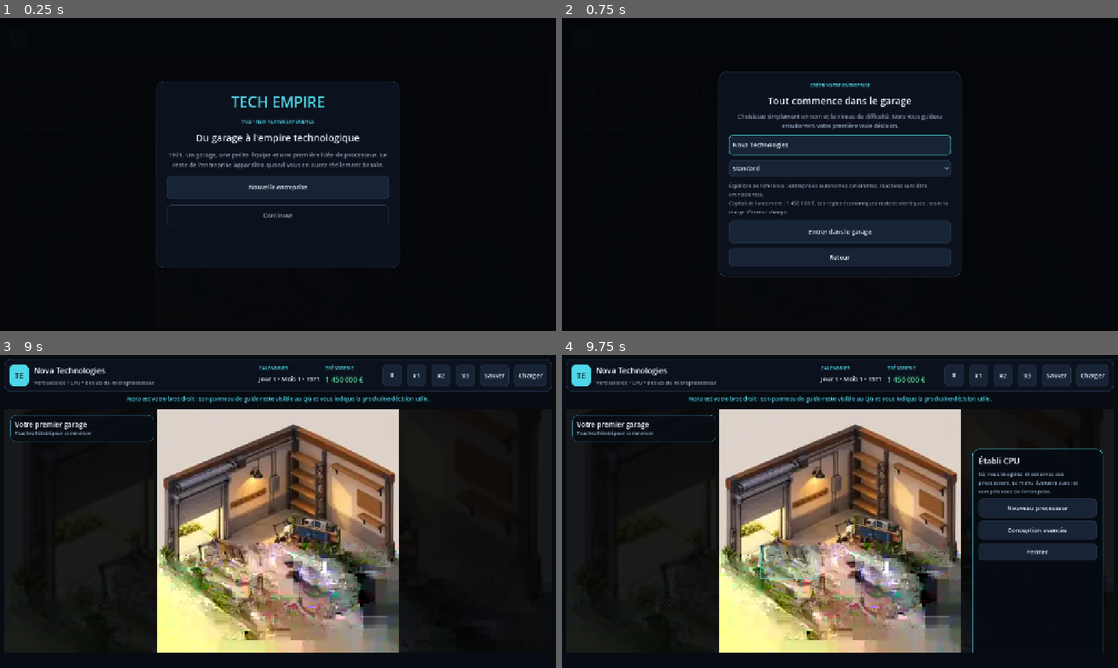
Above: before the commit, frames 1-4 (two rows, left to right).
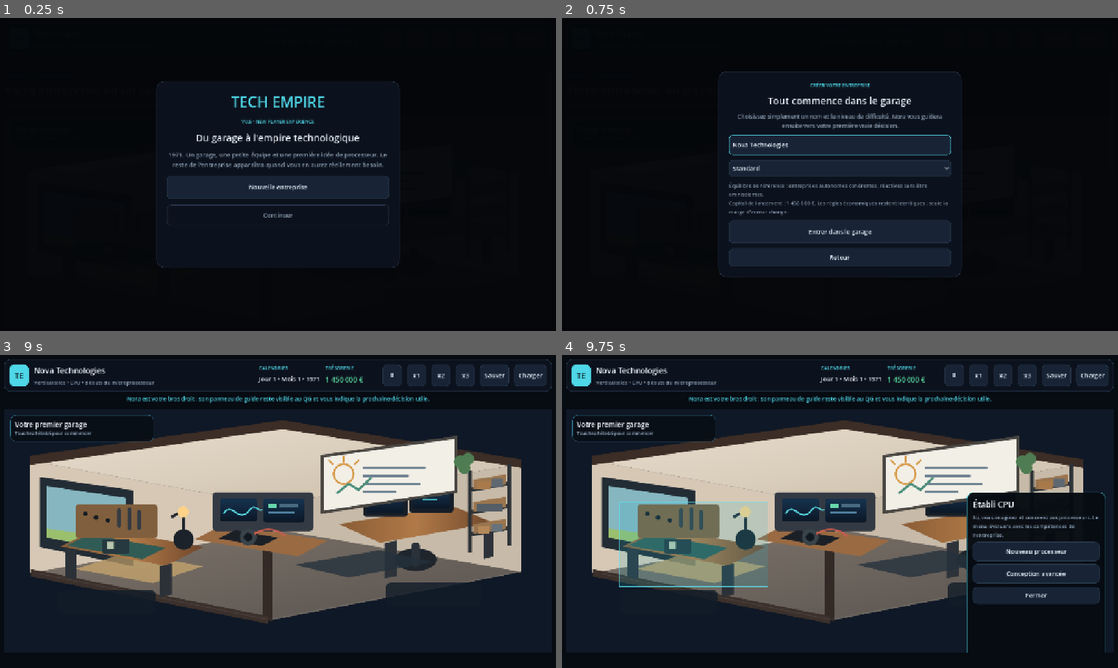
Above: after the commit, the same moments.

Repository: vadorus/addonhardwaregame2d
Game: Godot game, scene res://main.tscn
Two runs of this game, one before a commit and one after it. Both use one fixed random seed, a clock stepped at 60 frames per second and the inputs below.
Inputs (mouse positions are in pixels of both pictures, inside the frame that each line leads up to; where the layout moved, square brackets give the same spot in the first picture):
- Up to frame 1 (0.25 s): no input
- Up to frame 2 (0.75 s): click "Nouvelle entreprise" at 0.5 s
- Up to frame 3 (9 s): click "Ⅱ" at 1.25 s; click "x1" at 2 s; click "x2" at 2.75 s; click "x3" at 3.5 s; click "Sauver" at 4.25 s; click "Charger" at 5 s; click (227, 605) at 5.77 s; click (127, 586) at 6.52 s; click (289, 586) at 7.27 s; click "Nouvelle entreprise" at 8 s; click (266, 567) at 8.77 s
- Up to frame 4 (9.75 s): click (695, 542) [789, 561] at 9.5 s

The runs differ from the first frame. In frame 3, 59% of the frame differs, in the area x 2-100%, y 17-96%; in frame 4, 55%.

Commit message:
ux: replace the corrupted square garage with the landscape room

Diff:
--- a/ui/GarageHub.gd
+++ b/ui/GarageHub.gd
@@ -2,21 +2,23 @@
 
 signal zone_requested(tab_index: int, zone_name: String)
 
+const ROOM_ART_PATH := "res://assets/ui/garage_hq.svg"
 const WORKPLACE_ART := {
-	0:"res://assets/ui/garage_stage0.webp",
-	1:"res://assets/ui/garage_stage1.webp",
-	2:"res://assets/ui/garage_stage2.webp",
-	3:"res://assets/ui/garage_stage3.webp"
+	0:ROOM_ART_PATH,
+	1:ROOM_ART_PATH,
+	2:ROOM_ART_PATH,
+	3:ROOM_ART_PATH
 }
-const GARAGE_EMPTY_ART_PATH := "res://assets/ui/garage_shell.webp"
-const GARAGE_FALLBACK_PATH := "res://assets/ui/garage_hq.svg"
-
+const GARAGE_EMPTY_ART_PATH := ROOM_ART_PATH
+const GARAGE_FALLBACK_PATH := ROOM_ART_PATH
+
+# Rectangles normalisés sur le véritable décor paysage 1280x520.
 const ZONES := [
-	{"name":"Établi CPU","subtitle":"Conception processeur","tab":3,"feature":"LAB","rect":Rect2(0.17,0.56,0.25,0.14)},
-	{"name":"Banc de test","subtitle":"Prototype & validation","tab":3,"feature":"LAB","rect":Rect2(0.43,0.49,0.24,0.14)},
-	{"name":"Table de réunion","subtitle":"Équipe & organisation","tab":2,"feature":"TEAM","rect":Rect2(0.69,0.31,0.21,0.14)},
-	{"name":"Bureau du fondateur","subtitle":"Direction de l'entreprise","tab":1,"feature":"COMPANY","rect":Rect2(0.61,0.67,0.25,0.14)},
-	{"name":"Stock & production","subtitle":"Industrialisation","tab":4,"feature":"PRODUCTS","rect":Rect2(0.48,0.18,0.20,0.15)}
+	{"name":"Établi CPU","subtitle":"Conception processeur","tab":3,"feature":"LAB","rect":Rect2(0.13,0.38,0.25,0.35)},
+	{"name":"Banc de test","subtitle":"Prototype & validation","tab":3,"feature":"LAB","rect":Rect2(0.36,0.33,0.24,0.30)},
+	{"name":"Tableau de planification","subtitle":"R&D, pistes et équipe","tab":3,"feature":"LAB","rect":Rect2(0.57,0.11,0.23,0.34)},
+	{"name":"Bureau du fondateur","subtitle":"Direction de l'entreprise","tab":1,"feature":"COMPANY","rect":Rect2(0.60,0.30,0.27,0.41)},
+	{"name":"Stock & production","subtitle":"Industrialisation","tab":4,"feature":"PRODUCTS","rect":Rect2(0.81,0.22,0.10,0.39)}
 ]
 
 var _ambient_background: TextureRect
@@ -57,7 +59,8 @@
 	_ambient_background.expand_mode = TextureRect.EXPAND_IGNORE_SIZE
 	_ambient_background.stretch_mode = TextureRect.STRETCH_KEEP_ASPECT_COVERED
 	_ambient_background.texture_filter = CanvasItem.TEXTURE_FILTER_LINEAR
-	_ambient_background.self_modulate = Color(0.22, 0.25, 0.29, 0.52)
+	_ambient_background.self_modulate = Color(1, 1, 1, 0)
+	_ambient_background.visible = false
 	_ambient_background.mouse_filter = Control.MOUSE_FILTER_IGNORE
 	add_child(_ambient_background)
 
@@ -191,19 +194,15 @@
 	if _context_panel != null and _context_panel.visible:
 		_layout_context_panel(art_rect)
 
-func _layout_context_panel(art_rect: Rect2) -> void:
+func _layout_context_panel(_art_rect: Rect2) -> void:
 	if size.x >= 1000.0:
-		var panel_width := clampf((size.x - art_rect.size.x) * 0.42, 300.0, 390.0)
-		_context_panel.size = Vector2(panel_width, minf(330.0, size.y - 28.0))
-		var right_space_start := art_rect.position.x + art_rect.size.x
-		var available_right := size.x - right_space_start
-		if available_right >= panel_width + 24.0:
-			_context_panel.position = Vector2(right_space_start + (available_right - panel_width) * 0.5, 92.0)
-		else:
-			_context_panel.position = Vector2(size.x - panel_width - 16.0, size.y - _context_panel.size.y - 16.0)
+		var panel_width := clampf(size.x * 0.23, 320.0, 420.0)
+		var panel_height := minf(350.0, size.y - 32.0)
+		_context_panel.size = Vector2(panel_width, panel_height)
+		_context_panel.position = Vector2(size.x - panel_width - 18.0, size.y - panel_height - 18.0)
 	else:
 		var panel_width := maxf(size.x - 24.0, 280.0)
-		_context_panel.size = Vector2(panel_width, minf(250.0, size.y * 0.46))
+		_context_panel.size = Vector2(panel_width, minf(260.0, size.y * 0.48))
 		_context_panel.position = Vector2(12.0, size.y - _context_panel.size.y - 12.0)
 
 func _displayed_art_rect() -> Rect2:
@@ -212,20 +211,17 @@
 	var texture_size := _background.texture.get_size()
 	if texture_size.x <= 0.0 or texture_size.y <= 0.0:
 		return Rect2(Vector2.ZERO, size)
-	var aspect := texture_size.x / texture_size.y
-	var stage_height := size.y
-	var stage_width := stage_height * aspect
-	if stage_width > size.x:
-		stage_width = size.x
-		stage_height = stage_width / aspect
-	var displayed_size := Vector2(stage_width, stage_height)
+	# COVER : la pièce remplit réellement l'écran. Le léger recadrage est volontaire
+	# et les hotspots suivent le même rectangle transformé.
+	var scale_factor := maxf(size.x / texture_size.x, size.y / texture_size.y)
+	var displayed_size := texture_size * scale_factor
 	return Rect2((size - displayed_size) * 0.5, displayed_size)
 
 func set_viewport_width(width: float) -> void:
 	if width >= 1800.0:
-		custom_minimum_size.y = 720.0
+		custom_minimum_size.y = 820.0
 	elif width >= 1400.0:
-		custom_minimum_size.y = 650.0
+		custom_minimum_size.y = 700.0
 	elif width >= 1000.0:
 		custom_minimum_size.y = 560.0
 	elif width >= 700.0:
@@ -291,11 +287,13 @@
 			if _has_active_project():
 				return [{"label":"Voir prototype et validation","tab":3,"context":"","enabled":true}]
 			return [{"label":"Aucun prototype pour le moment","tab":3,"context":"","enabled":false}]
-		"Table de réunion":
-			return [
-				{"label":"Voir l'équipe","tab":2,"context":"Équipe","enabled":true},
-				{"label":"Recrutement & formation","tab":2,"context":"Équipe","enabled":true}
+		"Tableau de planification":
+			var actions: Array = [
+				{"label":"Recherche & technologies","tab":3,"context":"R&D","enabled":true}
 			]
+			if ExecutiveManager.is_interface_feature_unlocked("TEAM"):
+				actions.append({"label":"Réunion d'équipe","tab":2,"context":"Équipe","enabled":true})
+			return actions
 		"Bureau du fondateur":
 			return [{"label":"Gérer l'entreprise","tab":1,"context":"Entreprise","enabled":true}]
 		"Stock & production":
@@ -308,8 +306,8 @@
 			return "Ici, vous imaginez et concevez vos processeurs. Le menu évoluera avec les compétences de l'entreprise."
 		"Banc de test":
 			return "Les prototypes, mesures et validations apparaissent ici quand le projet atteint les phases concernées."
-		"Table de réunion":
-			return "Consultez les personnes, leurs rôles, les affectations et les besoins de recrutement."
+		"Tableau de planification":
+			return "Ici se croisent les pistes R&D, les technologies disponibles et les sujets que l'équipe veut explorer."
 		"Bureau du fondateur":
 			return "Décisions de direction, organisation et fonctionnement général de l'entreprise."
 		"Stock & production":
